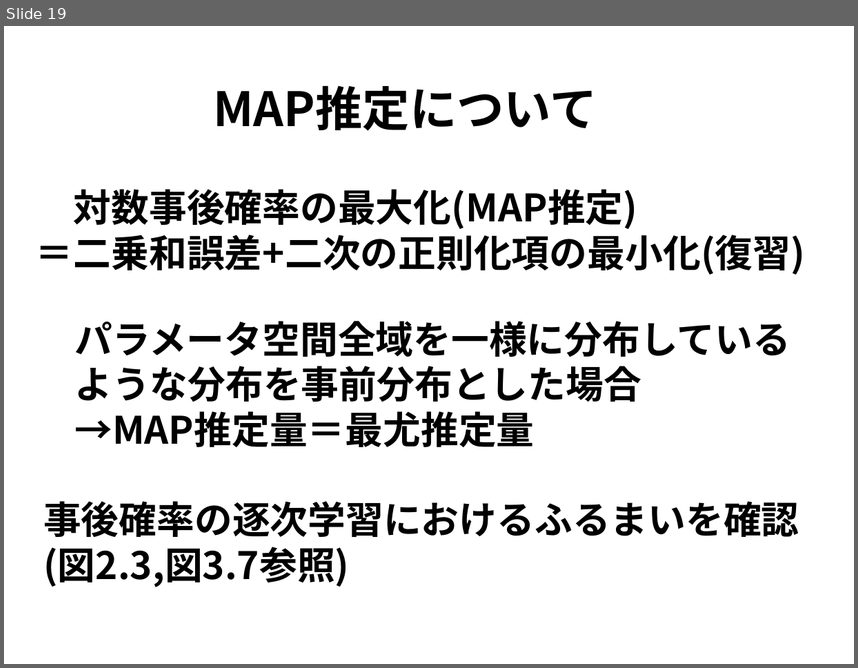
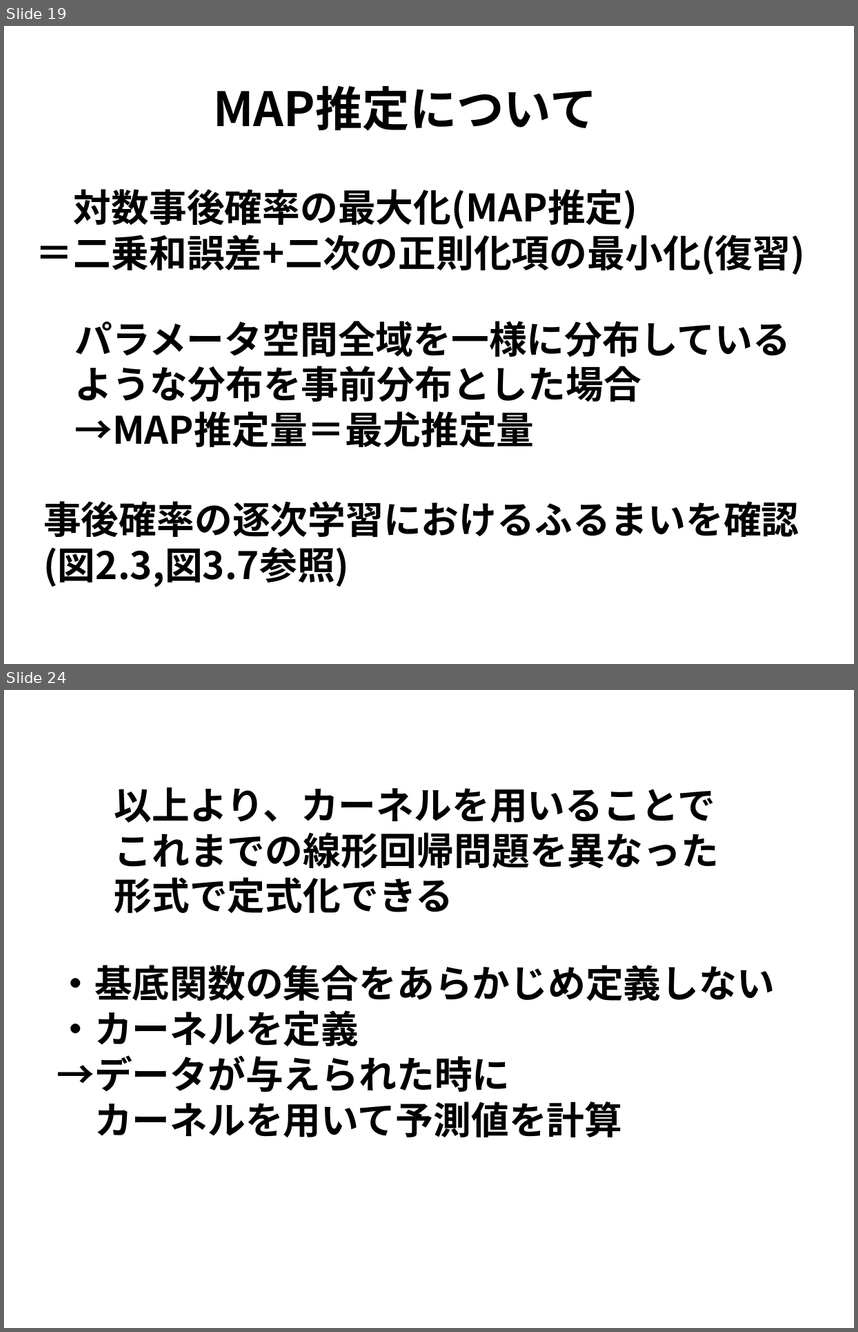
Before and after one commit to j-i-k-o/PRMLSeminar, a slide deck: 3章/PRML3章.pptx. Shown one above the other, each under a label of ours: slide 19 before the commit, slides 19 and 24 after it; the slides between them are not shown. The pictures are 858x668 and 858x1332 pixels, drawn with LibreOffice and Linux fonts; fonts in the diff are those of the drawing. Boxes give left, top, right and bottom in pixels: in the first picture for what was removed or moved away, otherwise in the second. Text is boxed around its words. In the diff, an @@ line names an element or a change of style, - is before the commit and + after.

```diff
--- a/3章/PRML3章.pptx
+++ b/3章/PRML3章.pptx
@@ slide 24 added at box(4, 690, 854, 1328), background #FFFFFF @@
@@ text added at box(114, 787, 719, 913), 32 pt, text #000000, bold @@
+以上より、カーネルを用いることで
+これまでの線形回帰問題を異なった
+形式で定式化できる
@@ text added at box(56, 965, 775, 1137), 32 pt, text #000000, bold @@
+・基底関数の集合をあらかじめ定義しない
+・カーネルを定義
+→データが与えられた時に
+カーネルを用いて予測値を計算
```
Also in this commit, not shown: 7 other slides added, 1 slide removed, 1 other file.
